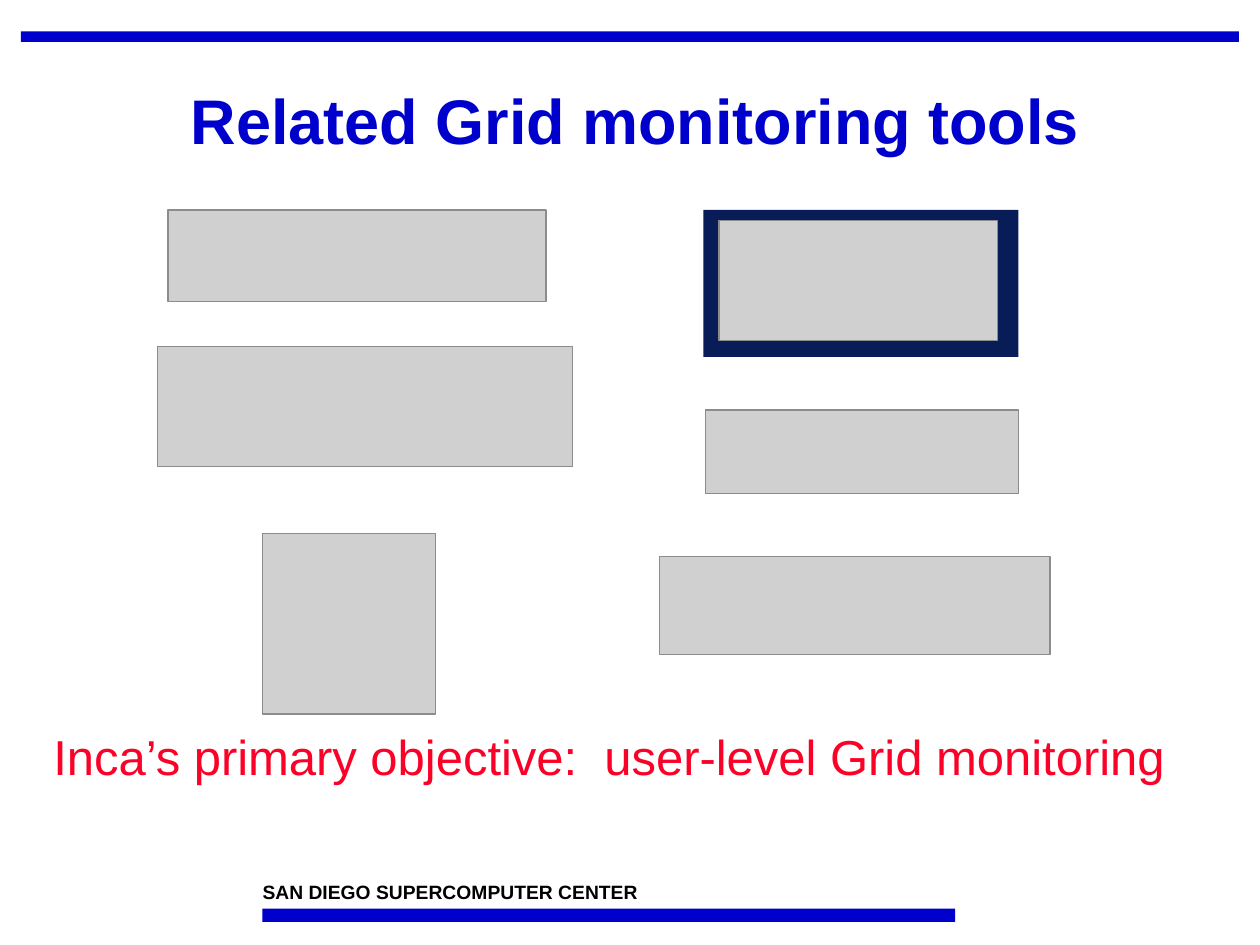
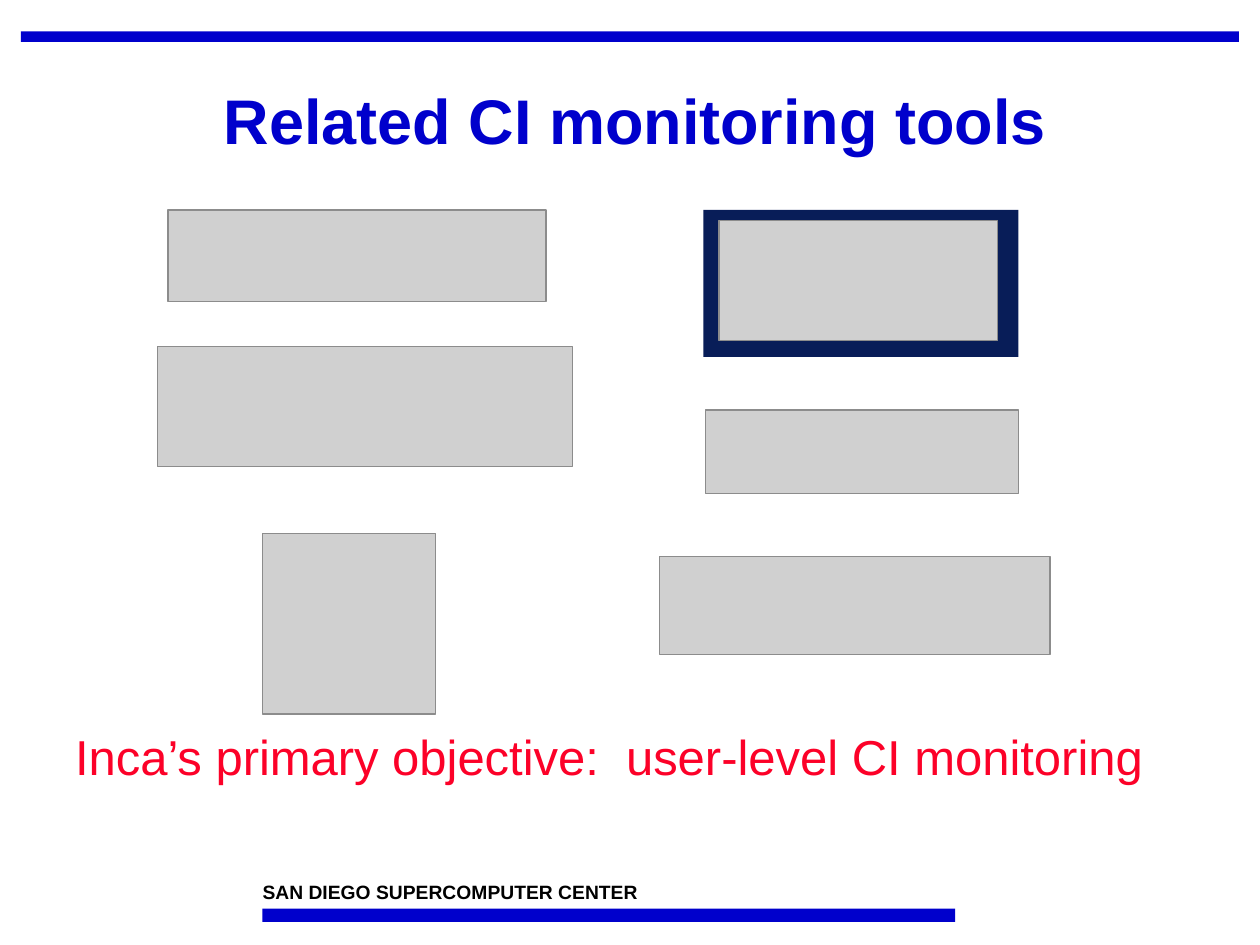
Before and after one commit to IncaProject/inca-xsede, a slide deck: slide 7 of talks/2010/2010workshop/overview.pptx. Drawn at 1260x945 pixels with LibreOffice and Linux fonts; fonts in the diff are those of the drawing; grey boxes stand for pictures; background and template pictures are left out. Boxes give left, top, right and bottom in pixels: in the first picture for what was removed or moved away, otherwise in the second. Text is boxed around its words. In the diff, an @@ line names an element or a change of style, - is before the commit and + after.

Commit message:
replace grid with CI

```diff
--- a/talks/2010/2010workshop/overview.pptx
+++ b/talks/2010/2010workshop/overview.pptx
@@ title at box(224, 98, 1045, 156): text changed @@
-Related Grid monitoring tools
+Related CI monitoring tools
@@ text at box(75, 739, 1143, 785): text changed @@
-Inca’s primary objective: user-level Grid monitoring
+Inca’s primary objective: user-level CI monitoring
```
Also in this commit, not shown: 6 other slides changed, 1 other file.
